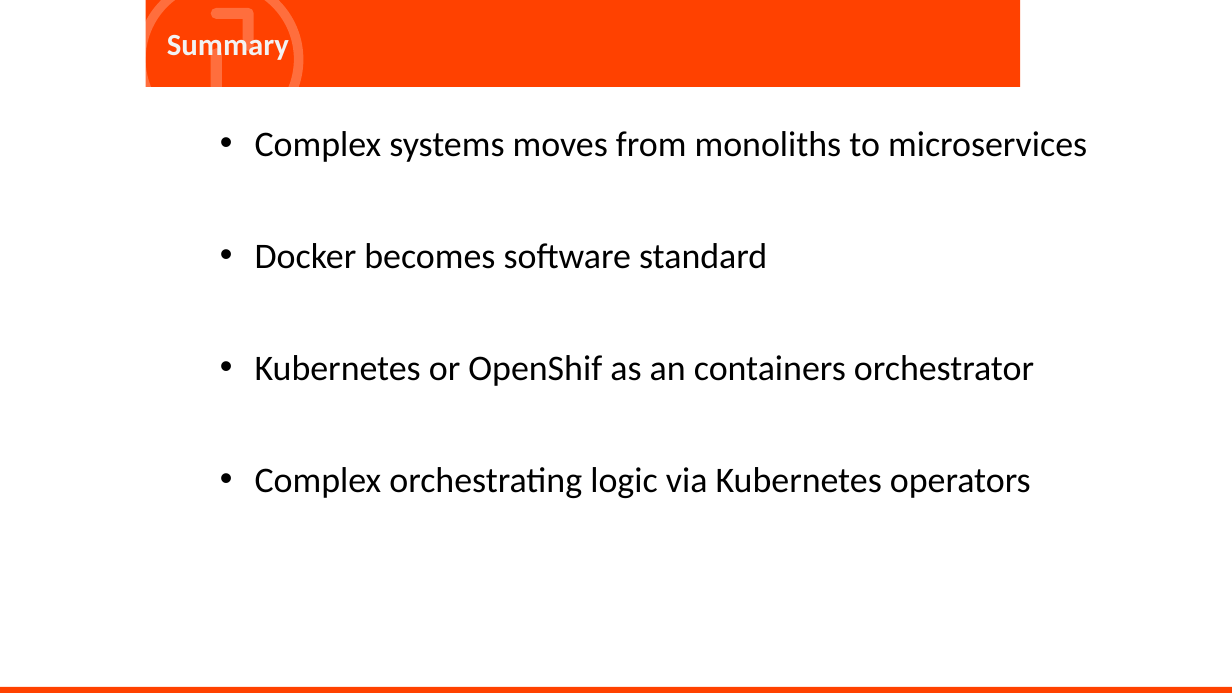
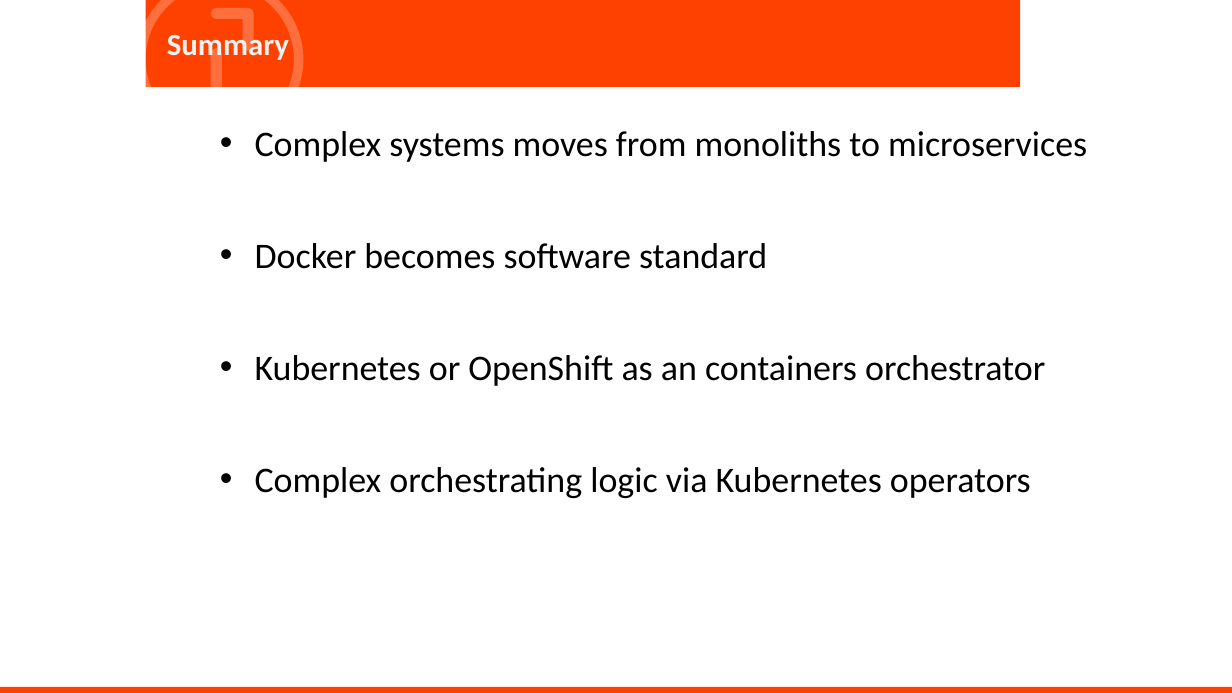
Before and after one commit to mano-cz/OpenshiftPresentation, a slide deck: slide 22 of enterprise-grade-deployment-2019.pptx (slide 23 before the commit). Drawn at 1232x693 pixels with LibreOffice and Linux fonts; fonts in the diff are those of the drawing; background and template pictures are left out. Boxes give left, top, right and bottom in pixels: in the first picture for what was removed or moved away, otherwise in the second. Text is boxed around its words. In the diff, an @@ line names an element or a change of style, - is before the commit and + after.

Commit message:
Updated ppt.

```diff
--- a/enterprise-grade-deployment-2019.pptx
+++ b/enterprise-grade-deployment-2019.pptx
@@ text at (x1=255, y1=355, x2=1045, y2=386): text changed @@
-• Kubernetes or OpenShif as an containers orchestrator
+• Kubernetes or OpenShift as an containers orchestrator
```
Also in this commit, not shown: 1 other slide changed, 1 slide removed, 1 other file.
